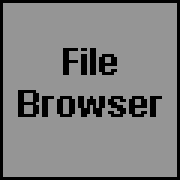
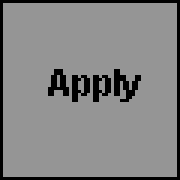
The second (180, 180) image is a revision of the first. Changes to its layers:
renamed "File ..." to "Apply", painted on it over bbox(18, 48, 162, 117)
